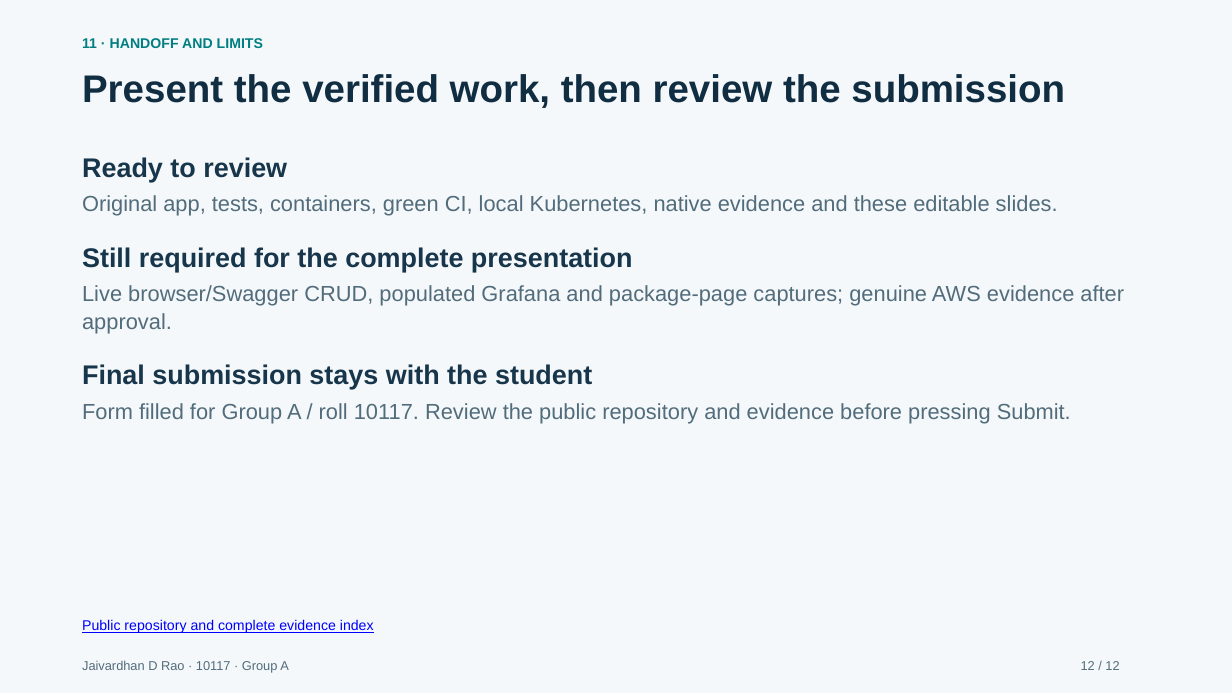
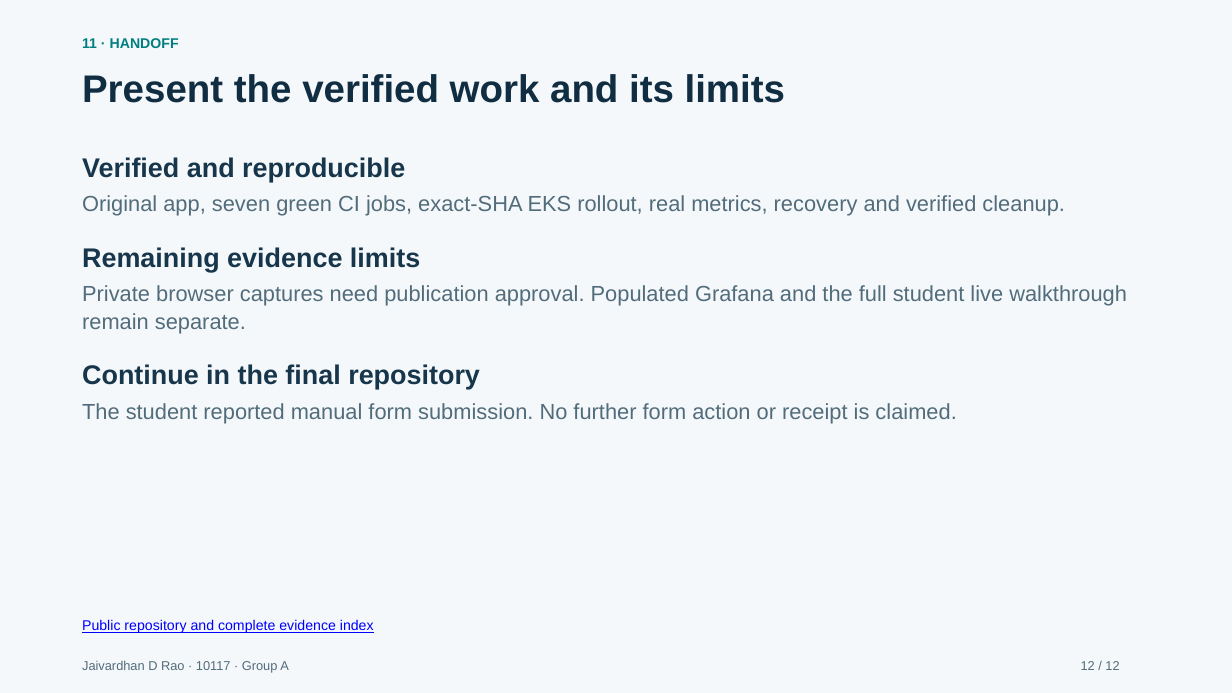
Before and after one commit to jaivardhandrao/labledger-devops-capstone, a slide deck: slide 12 of docs/presentation/LabLedger_Capstone_Presentation.pptx. Drawn at 1232x693 pixels with LibreOffice and Linux fonts; fonts in the diff are those of the drawing. Boxes give left, top, right and bottom in pixels: in the first picture for what was removed or moved away, otherwise in the second. Text is boxed around its words. In the diff, an @@ line names an element or a change of style, - is before the commit and + after.

Commit message:
Document verified EKS delivery and completed cleanup [skip ci]

```diff
--- a/docs/presentation/LabLedger_Capstone_Presentation.pptx
+++ b/docs/presentation/LabLedger_Capstone_Presentation.pptx
@@ text at <box>82,38,179,48</box>: text changed @@
-11 · HANDOFF AND LIMITS
+11 · HANDOFF
@@ text at <box>82,74,785,103</box>: text changed @@
-Present the verified work, then review the submission
+Present the verified work and its limits
@@ text at <box>82,157,405,182</box>: text changed @@
-Ready to review
+Verified and reproducible
@@ text at <box>82,195,1065,216</box>: text changed @@
-Original app, tests, containers, green CI, local Kubernetes, native evidence and these editable slides.
+Original app, seven green CI jobs, exact-SHA EKS rollout, real metrics, recovery and verified cleanup.
@@ text at <box>82,247,420,272</box>: text changed @@
-Still required for the complete presentation
+Remaining evidence limits
@@ text at <box>82,285,1127,333</box>: text changed @@
-Live browser/Swagger CRUD, populated Grafana and package-page captures; genuine AWS evidence after
-approval.
+Private browser captures need publication approval. Populated Grafana and the full student live walkthrough
+remain separate.
@@ text at <box>82,364,480,389</box>: text changed @@
-Final submission stays with the student
+Continue in the final repository
@@ text at <box>82,403,956,423</box>: text changed @@
-Form filled for Group A / roll 10117. Review the public repository and evidence before pressing Submit.
+The student reported manual form submission. No further form action or receipt is claimed.
```
Also in this commit, not shown: 6 other slides changed, 1 slide added, 1 slide removed, 55 other files.
